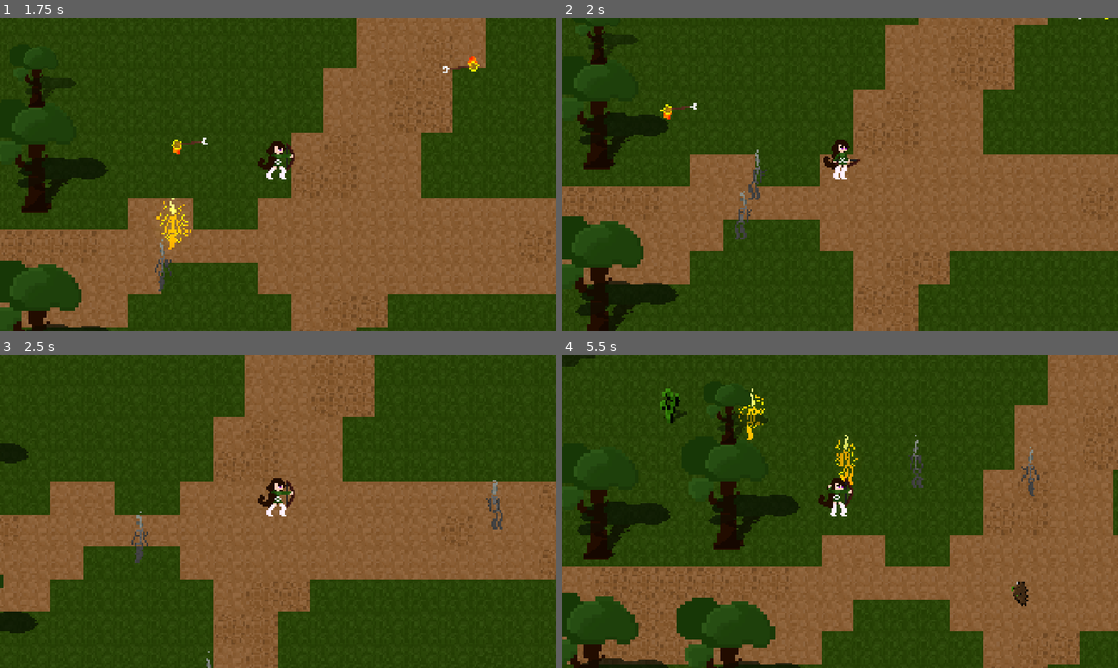
Above: before the commit, frames 1-4 (two rows, left to right).
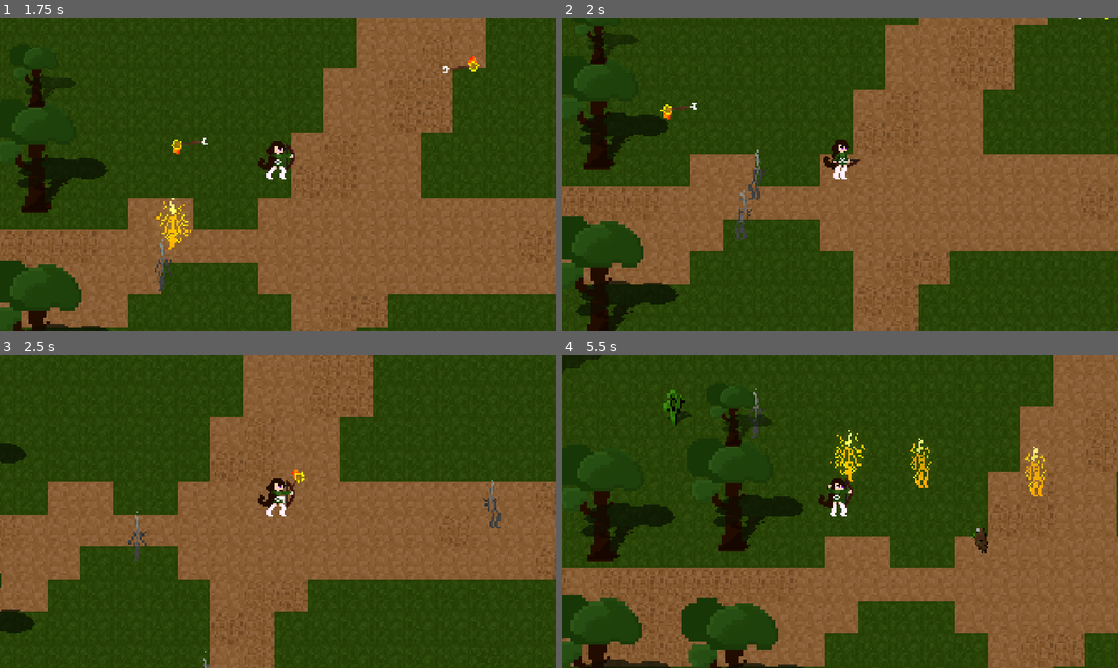
Above: after the commit, the same moments.

Repository: VentsislavPeev/gamejam-2026
Game: Godot game, scene res://src/levels/survivor_game.tscn
Same seed, same stepped clock (60 frames per second), same inputs: the game is played once before the commit and once after it.
Inputs (mouse positions are in pixels of both pictures, inside the frame that each line leads up to):
- Up to frame 1 (1.75 s): tap Enter at 0.5 s; move the mouse to (400, 158) at 0.52 s; hold D (move_right) 0.53-1.28 s; move the mouse to (166, 190) at 1.27 s; hold S (move_down) from 1.28 s (still down)
- Up to frame 2 (2 s): keep holding S (move_down)
- Up to frame 3 (2.5 s): move the mouse to (333, 442) at 2.02 s; release S (move_down) at 2.03 s; hold D (move_right) from 2.03 s (still down)
- Up to frame 4 (5.5 s): move the mouse to (812, 574) at 2.77 s; release D (move_right) at 2.78 s; hold W (move_up) 2.78-3.53 s; move the mouse to (1006, 558) at 3.52 s; hold A (move_left) 3.53-5.03 s; move the mouse to (673, 464) at 4.27 s; move the mouse to (867, 511) at 5.02 s; hold S (move_down) from 5.03 s (still down)

Frame 1 is identical in both runs. In frame 2, less than 0.1% of the frame differs, in the area x 0-95%, y 4-94%; in frame 3, 2.4%; in frame 4, 7.6%, in the area x 0-100%, y 0-100%.

Commit message:
simple level up

Diff:
--- a/assets/themes/obstacle_manager.gd
+++ b/assets/themes/obstacle_manager.gd
@@ -44,7 +44,6 @@
 
 	# 2. Spawn new segments
 	for coord in needed_coords:
-		print('spawned at new coords',coord)
 		if not active_segments.has(coord):
 			spawn_segment(coord)
 
--- a/src/actors/enemy.gd
+++ b/src/actors/enemy.gd
@@ -10,6 +10,7 @@
 @onready var enemy_kill = $AnimatedSprite2D/EnemyKill
 @onready var burning_enemy = $AnimatedSprite2D/BurnEnemy
 const DROP_CHANCE: float = 0.1
+const DROP_EXP: int = 25
 
 func _physics_process(delta: float):
 	var direction = global_position.direction_to(player.global_position)
@@ -24,7 +25,6 @@
 		return
 	dot_active = true
 	burning_enemy.play()
-	print('Burnt')
 
 	#arrow_fire
 	animated_sprite.play('burning')
@@ -39,17 +39,18 @@
 
 func take_dmg(amount: int = 1):
 	health -= amount
-	die()
+	if health == 0:
+		die()
 
 func die():
-	if health == 0:
-		#enemy_kill
-		enemy_kill.play()
-		animated_sprite.play('death')
-		await animated_sprite.animation_finished
-		queue_free()
-		if randf() <= DROP_CHANCE:
-			drop_item()
+	#enemy_kill
+	player.gain_experience(DROP_EXP)
+	enemy_kill.play()
+	animated_sprite.play('death')
+	await animated_sprite.animation_finished
+	queue_free()
+	if randf() <= DROP_CHANCE:
+		drop_item()
 
 func drop_item():
 	var item = item_scene.instantiate()
--- a/src/actors/player.gd
+++ b/src/actors/player.gd
@@ -1,33 +1,60 @@
 extends CharacterBody2D
 
 @onready var animated_sprite = $AnimatedSprite2D
-var health = 100
+@export var health = 100
+@export var max_health = 10
+@export var experience = 0
+@export var level = 1
+@export var speed = 600
+@export var damage = 1
+@export var DMG_CAP = 5.0
+@onready var weapon_timer = $Weapon/Timer
 
 var earth_mask = false;
 var fire_mask = true;
 var lightning_mask = false;
+const BASE_LEVEL_XP = 100
 
 func _physics_process(delta: float):
 	var direction = Input.get_vector("move_left","move_right","move_up","move_down")
 	if direction.x < 0:
 		animated_sprite.flip_h = true;
 	else: animated_sprite.flip_h = false;
-	velocity = direction * 600
+	velocity = direction * speed
 	move_and_slide()
 
-	const DMG_RATE = 5.0
 	var overlapping_mobs = %HurtBox.get_overlapping_bodies()
 	if overlapping_mobs.size() > 0:
-		health -= DMG_RATE*overlapping_mobs.size()*delta
+		health -= DMG_CAP*overlapping_mobs.size()*delta
 		if health <= 0.0:
 			print("DIED")
 
 	if earth_mask:
 		keep_max_health()
 
+func calculate_experience_to_level(level: int) -> float:
+	return (level - 0.5) ** 2 * BASE_LEVEL_XP
+
+func gain_experience(exp: int) -> void:
+	var exp_to_level = calculate_experience_to_level(level)
+	experience += exp
+	print(experience)
+	print(exp_to_level)
+	if experience>=exp_to_level:
+		level_up()
+
+func level_up():
+	print('LEVELED UP')
+	level += 1
+	max_health += 3
+	damage += 0.2
+	speed += 20
+	weapon_timer.wait_time -= 0.05
+	print(weapon_timer.wait_time)
+
 func keep_max_health():
-	if health > 100:
-		health = 100
+	if health > max_health:
+		health = max_health
 
 func on_item_pickup():
 	$ItemDuration.start()
--- a/src/actors/weapon.gd
+++ b/src/actors/weapon.gd
@@ -4,7 +4,6 @@
 
 func _physics_process(delta: float):
 	look_at(get_global_mouse_position())
-
 
 func shoot():
 	shooting.play()
--- a/src/actors/weapon.tscn
+++ b/src/actors/weapon.tscn
@@ -5,6 +5,16 @@
 
 [sub_resource type="CircleShape2D" id="CircleShape2D_m15pl"]
 radius = 721.034
+
+[sub_resource type="GDScript" id="GDScript_m15pl"]
+script/source = "extends Timer
+
+
+
+func _start():
+	wait_time = %Weapon.wait_time
+
+"
 
 [node name="Weapon" type="Area2D" unique_id=940212508]
 collision_layer = 0
@@ -30,6 +40,7 @@
 [node name="Timer" type="Timer" parent="." unique_id=1088804324]
 wait_time = 0.5
 autostart = true
+script = SubResource("GDScript_m15pl")
 
 [node name="Sprite2D" type="Sprite2D" parent="Timer" unique_id=763224400]
 
--- a/src/levels/survivor_game.tscn
+++ b/src/levels/survivor_game.tscn
@@ -96,8 +96,6 @@
 [node name="Player" parent="." unique_id=700692499 instance=ExtResource("1_8iqbf")]
 position = Vector2(962, 547)
 
-[node name="MapChunk" parent="." unique_id=736343852 instance=ExtResource("3_h101p")]
-z_index = -189
 [node name="Path2D" type="Path2D" parent="Player" unique_id=288922034]
 position = Vector2(-1231.5059, -691.01056)
 scale = Vector2(1.1696703, 1.2135849)
@@ -111,6 +109,9 @@
 
 [node name="AudioStreamPlayer" type="AudioStreamPlayer" parent="Player" unique_id=1242742083]
 
+[node name="MapChunk" parent="." unique_id=736343852 instance=ExtResource("3_h101p")]
+z_index = -189
+
 [node name="StaticBody2D" parent="." unique_id=1033802667 instance=ExtResource("2_a210u")]
 position = Vector2(575, 474)
 
@@ -120,7 +121,6 @@
 
 [node name="UI" type="CanvasLayer" parent="." unique_id=596854622]
 script = SubResource("GDScript_gkphq")
-metadata/_custom_type_script = "uid://b6kf6kdiqtbth"
 
 [node name="ScoreLabel" type="Label" parent="UI" unique_id=724628742]
 visible = false
Not shown: 1 places in src/levels/survivor_game.tscn that only renumber resources
